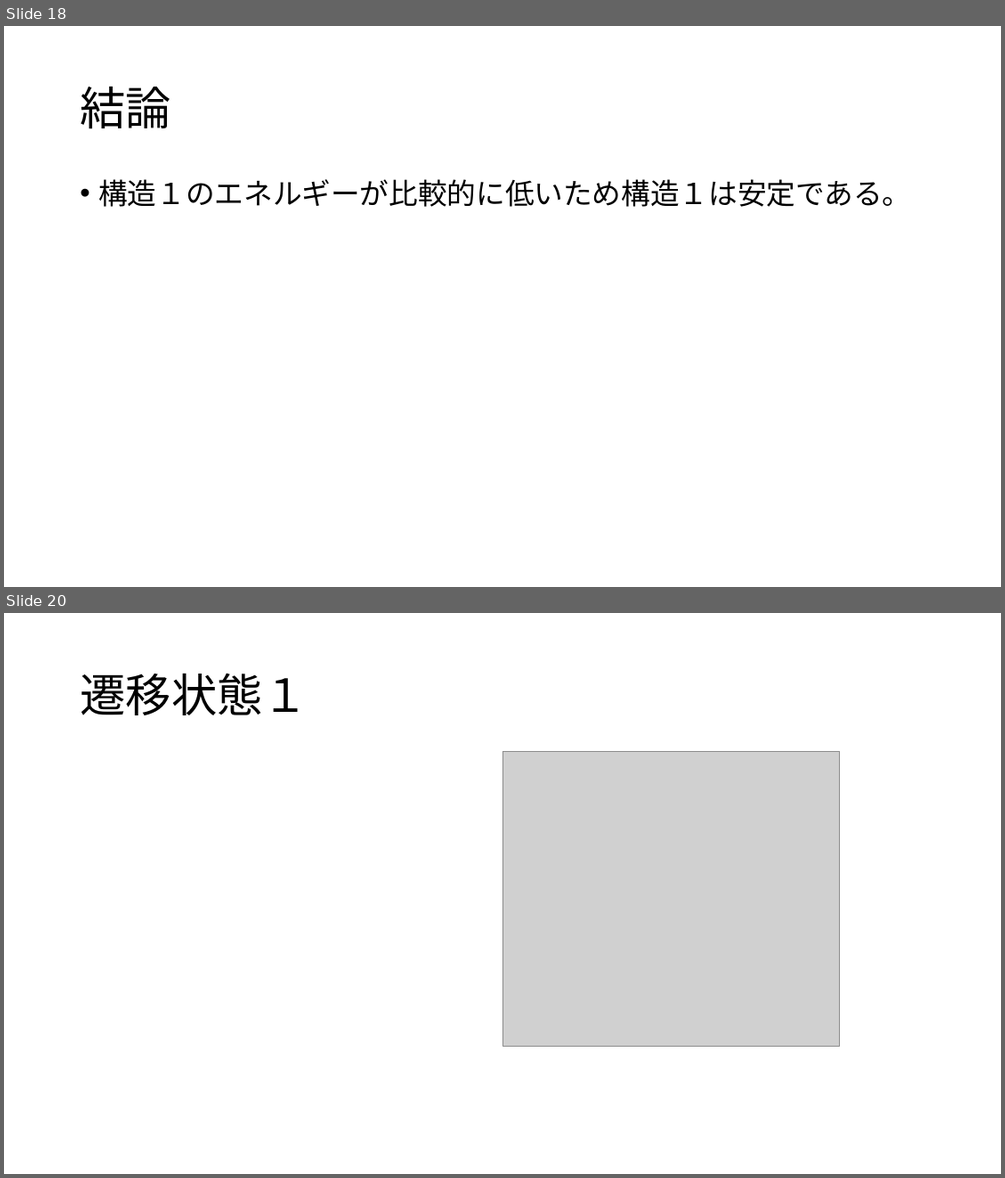
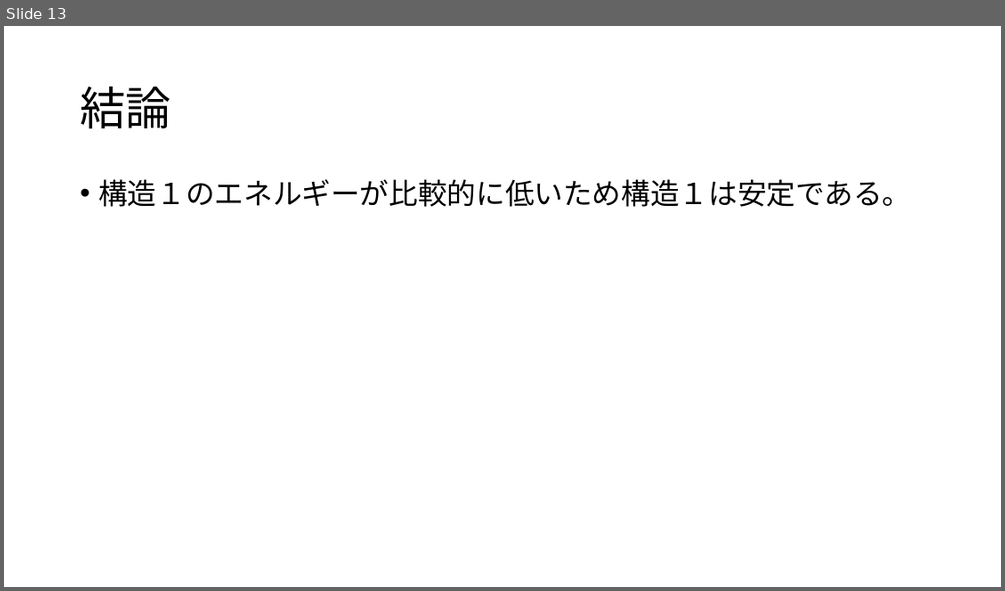
Before and after one commit to tabiseal/Qpcdata, a slide deck: 20230623pre.pptx. Shown one above the other, each under a label of ours: slides 18 and 20 before the commit, slide 13 after it; the slides between them are not shown. The pictures are 1005x1178 and 1005x591 pixels, drawn with LibreOffice and Linux fonts; fonts in the diff are those of the drawing; grey boxes stand for pictures. Boxes give left, top, right and bottom in pixels: in the first picture for what was removed or moved away, otherwise in the second. Text is boxed around its words. In the diff, an @@ line names an element or a change of style, - is before the commit and + after.

```diff
--- a/20230623pre.pptx
+++ b/20230623pre.pptx
@@ slide 20 removed at <box>4,613,1001,1174</box>, background #FFFFFF @@
@@ title removed at <box>80,673,308,715</box> @@
-遷移状態１
@@ picture removed at <box>502,751,840,1046</box> @@
@@ what was slide 18 is now slide 13 @@
```
Also in this commit, not shown: 5 slides changed, 4 slides added, 8 other slides removed.
